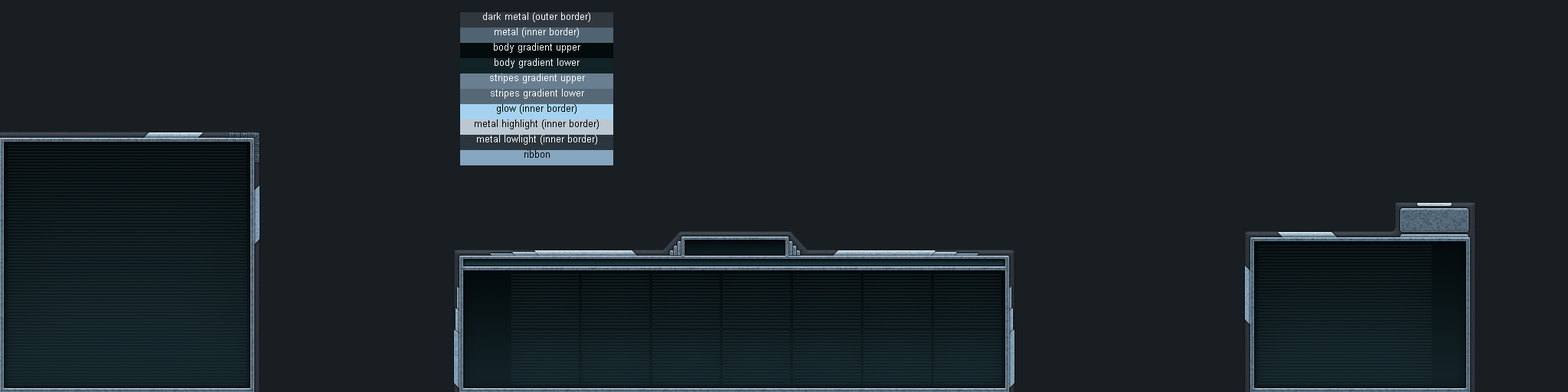
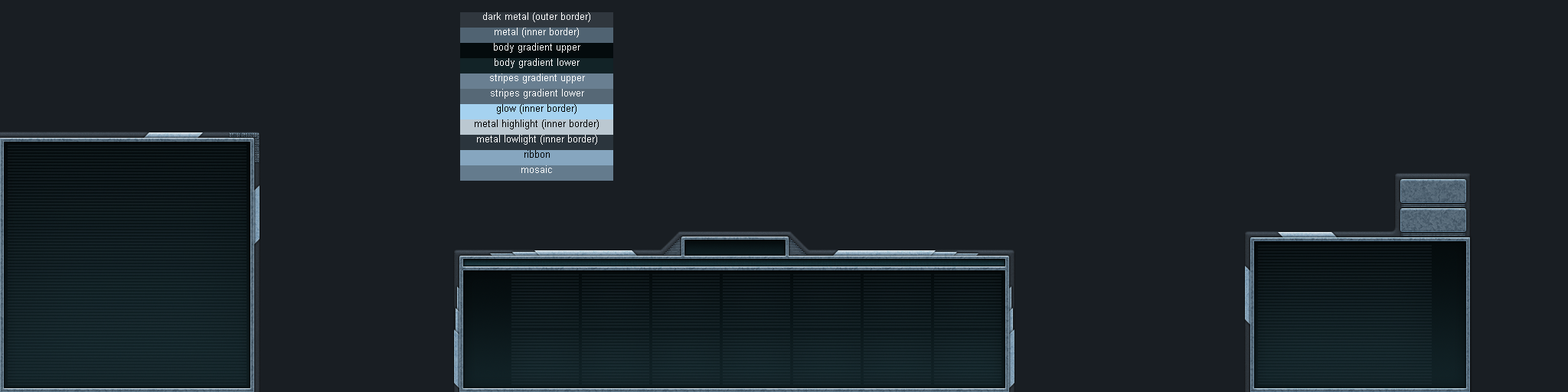
Comparing the layer stacks of the two 1568px x 392px images. Changes:
added layer "mosaic" (1st of 2, in "legend") in group "legend" over [521, 165, 553, 174]
added layer "mosaic" (2nd of 2, in "legend") in group "legend" over [460, 165, 614, 181]
removed group "border" (1 layers) from group "inner" over [467, 236, 1003, 265]
moved "border inner" (2nd of 3, in "production" › "inner") into group "inner", painted on it over [467, 236, 1003, 265]
painted on "power body" over [467, 259, 1003, 265]
added layer "money mosaic" in group "outer" over [663, 237, 807, 255]
painted on "border outer" (2nd of 3, in "production" › "outer") over [660, 231, 810, 250]
painted on "border inner" (3rd of 3, in "upgrades" › "inner") over [1400, 179, 1469, 232]
added layer "button mosaic" in group "outer" over [1401, 204, 1466, 236]
painted on "ribbon 1" (3rd of 3, in "upgrades" › "outer") over [1400, 202, 1469, 238]
painted on "border outer" (3rd of 3, in "upgrades" › "outer") over [1394, 173, 1477, 392]
painted on "design" over [1400, 176, 1469, 232]
